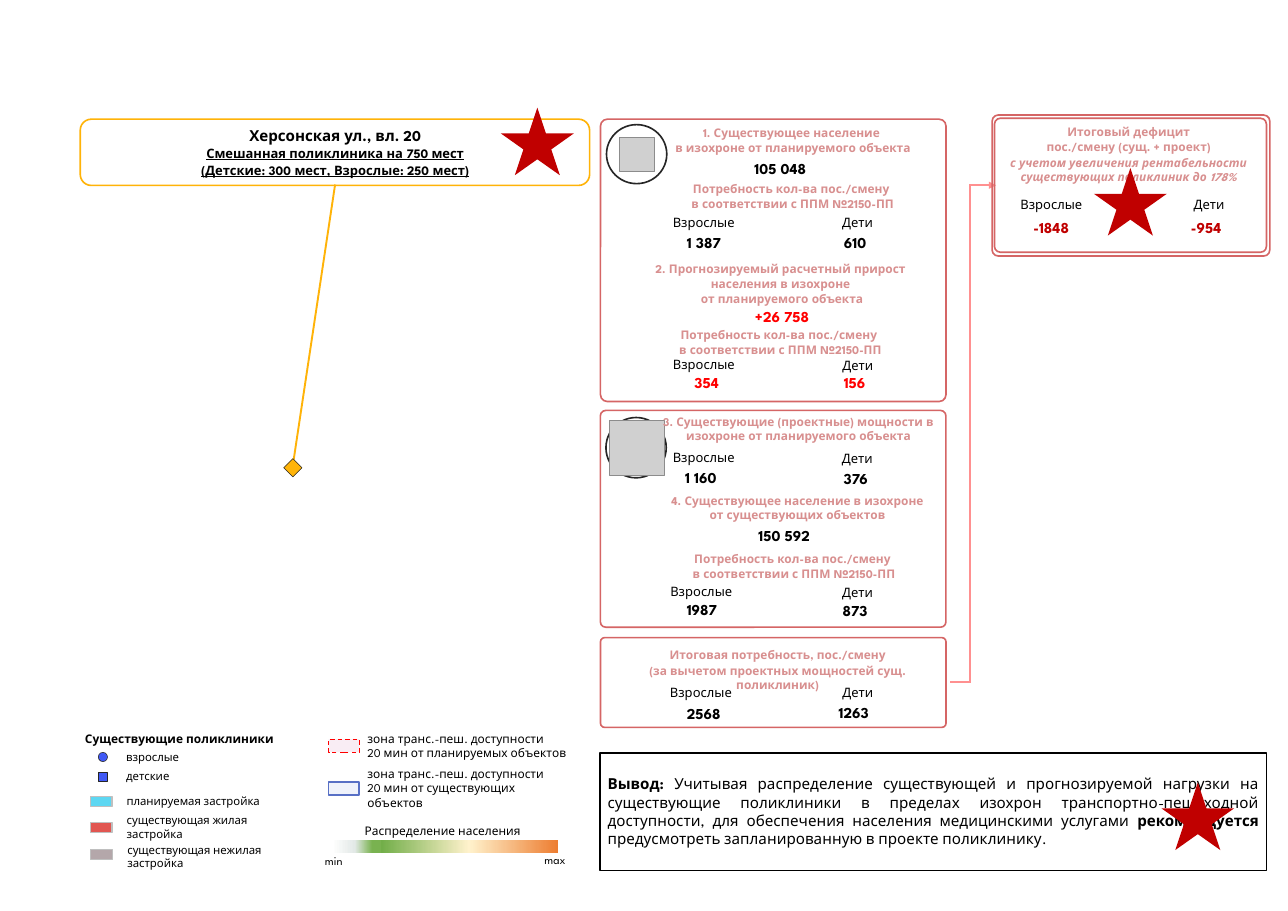
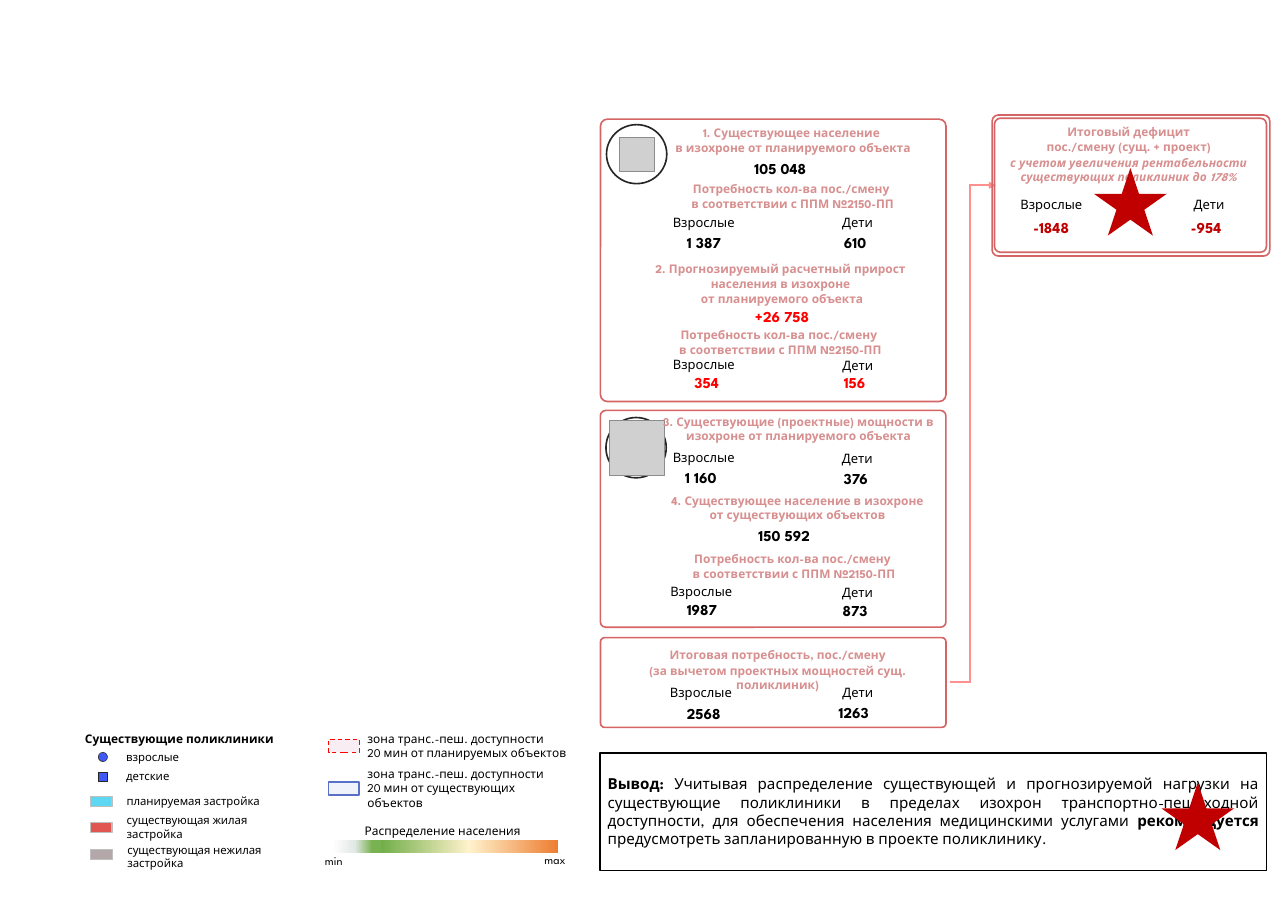
Before and after one commit to MakovkaKrimt/apu-health, a slide deck: slide 1 of backend/pptx-generator/templates/template.pptx. Drawn at 1288x911 pixels with LibreOffice and Linux fonts; fonts in the diff are those of the drawing; grey boxes stand for pictures. Boxes give left, top, right and bottom in pixels: in the first picture for what was removed or moved away, otherwise in the second. Text is boxed around its words. In the diff, an @@ line names an element or a change of style, - is before the commit and + after.

```diff
--- a/backend/pptx-generator/templates/template.pptx
+++ b/backend/pptx-generator/templates/template.pptx
@@ rounded rectangle removed at (80, 119, 590, 185) @@
-Херсонская ул., вл. 20
-Смешанная поликлиника на 750 мест
-(Детские: 300 мест, Взрослые: 250 мест)
@@ star removed at (501, 108, 574, 175) @@
@@ line removed from (335, 185) to (294, 460) @@
@@ diamond removed at (284, 459, 302, 478) @@
```
Also in this commit, not shown: 25 other files.
